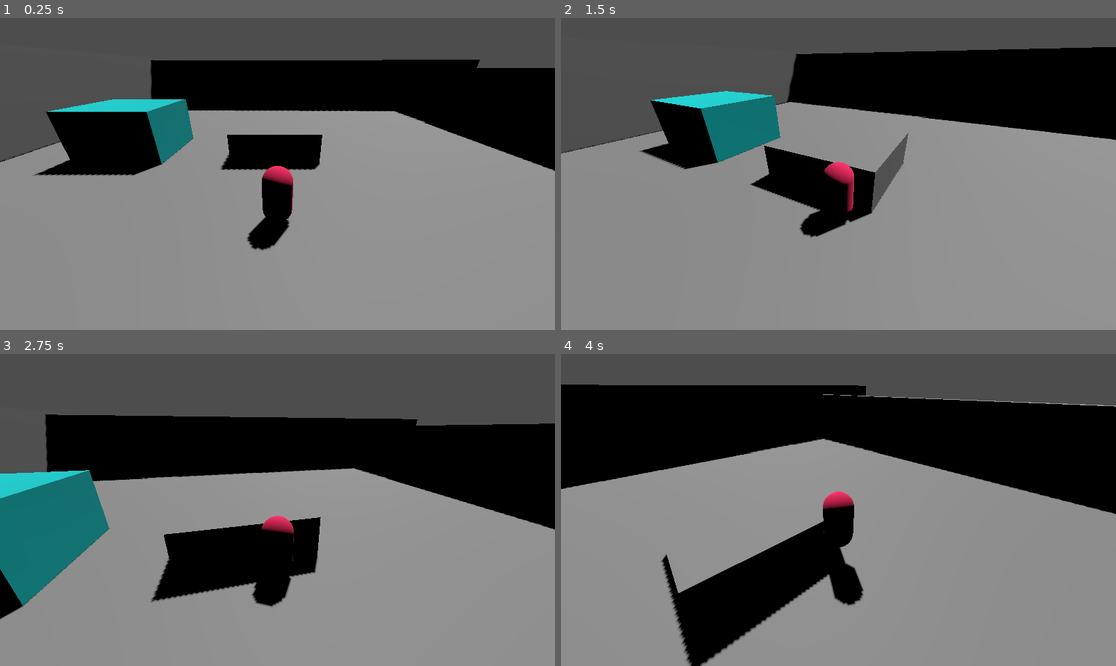
Above: before the commit, frames 1-4 (two rows, left to right).
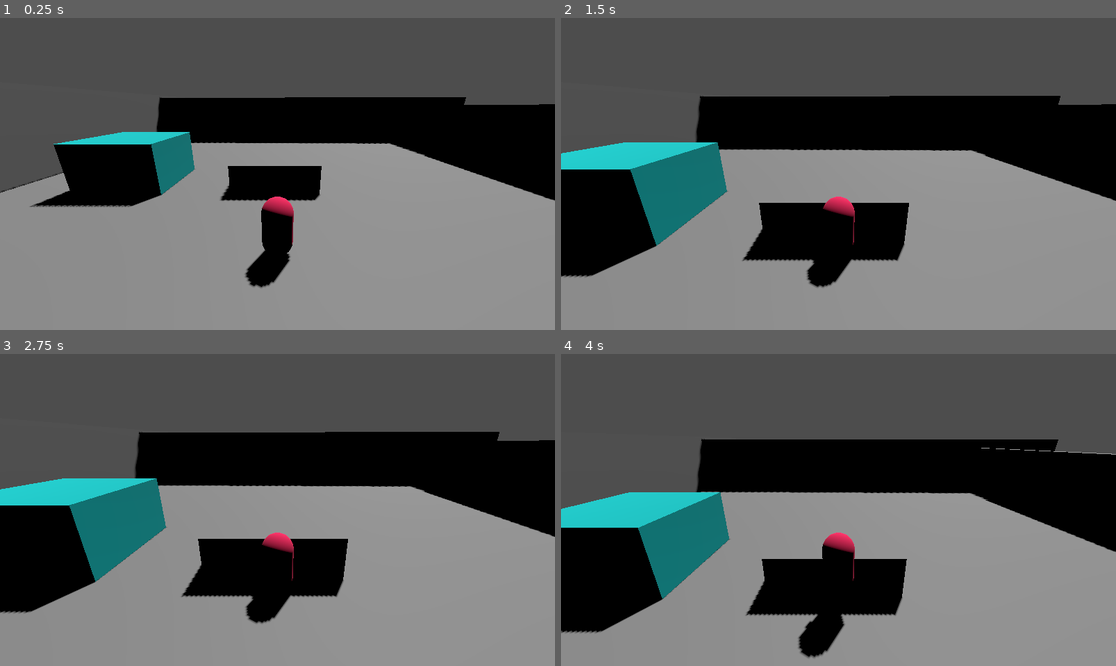
Above: after the commit, the same moments.

Repository: Lojikick/sexy_car_game
Game: Godot game, scene res://main_stage.tscn
Same seed, same stepped clock (60 frames per second), same inputs: the game is played once before the commit and once after it.
Inputs (mouse positions are in pixels of both pictures, inside the frame that each line leads up to):
- Up to frame 1 (0.25 s): no input
- Up to frame 2 (1.5 s): tap Enter (ui_accept) at 0.5 s; move the mouse to (866, 174) at 0.52 s; hold Shift (sprint, bound only before the commit) 0.53-1.28 s; hold W (up) from 0.53 s (still down); tap Space (jump, bound only before the commit) at 0.77, 0.8, 1.07, 1.35 s; move the mouse to (810, 174) at 1.27 s
- Up to frame 3 (2.75 s): keep holding W (up); tap Space (jump, bound only before the commit) at 1.52, 1.82, 2.3 s; tap Shift (sprint, bound only before the commit) at 1.55 s; move the mouse to (288, 503) at 2.02 s; hold Shift (sprint, bound only before the commit) from 2.03 s (still down)
- Up to frame 4 (4 s): keep holding W (up); tap Enter (ui_accept) at 2.75 s; move the mouse to (832, 516) at 2.77 s; release Shift (sprint, bound only before the commit) at 2.78 s; tap Shift (sprint, bound only before the commit) at 2.85 s; tap Space (jump, bound only before the commit) at 3.02, 3.32, 3.6, 3.77 s; move the mouse to (877, 513) at 3.52 s

The runs differ from the first frame. In frame 1, 26% of the frame differs, in the area x 0-100%, y 13-87%; in frame 2, 38%; in frame 3, 22%; in frame 4, 48%, in the area x 0-100%, y 9-100%.

Commit message:
Made change to fix camera

Diff:
--- a/main_stage.tscn
+++ b/main_stage.tscn
@@ -149,4 +149,4 @@
 margin = 0.5
 
 [node name="Camera3D" type="Camera3D" parent="Player/CamRoot/SpringArm3D"]
-transform = Transform3D(1, 0, 0, 0, 0.888433, 0.459006, 0, -0.459006, 0.888433, 0, 1.45449, 2.57785)
+transform = Transform3D(1, 0, 0, 0, 0.947372, 0.320133, 0, -0.320133, 0.947372, 0, 2.41216, 2.57785)
--- a/project.godot
+++ b/project.godot
@@ -10,7 +10,7 @@
 
 [application]
 
-config/name="3dshoot"
+config/name="Sexy Car Game"
 run/main_scene="res://main_stage.tscn"
 config/features=PackedStringArray("4.2", "Forward Plus")
 config/icon="res://icon.svg"
@@ -19,7 +19,7 @@
 
 left={
 "deadzone": 0.5,
-"events": [null, Object(InputEventKey,"resource_local_to_ …(246 unchanged characters)…
+"events": [Object(InputEventKey,"resource_local_to_ …(246 unchanged characters)…
 ]
 }
 right={
@@ -37,16 +37,6 @@
 "events": [Object(InputEventKey,"resource_local_to_scene":false,"resource_name":"","device":-1,"window_id":0,"alt_pressed":false,"shift_pressed":false,"ctrl_pressed":false,"meta_pressed":false,"pressed":false,"keycode":0,"physical_keycode":83,"key_label":0,"unicode":115,"echo":false,"script":null)
 ]
 }
-jump={
-"deadzone": 0.5,
-"events": [Object(InputEventKey,"resource_local_to_scene":false,"resource_name":"","device":-1,"window_id":0,"alt_pressed":false,"shift_pressed":false,"ctrl_pressed":false,"meta_pressed":false,"pressed":false,"keycode":0,"physical_keycode":32,"key_label":0,"unicode":32,"echo":false,"script":null)
-]
-}
-sprint={
-"deadzone": 0.5,
-"events": [Object(InputEventKey,"resource_local_to_scene":false,"resource_name":"","device":-1,"window_id":0,"alt_pressed":false,"shift_pressed":false,"ctrl_pressed":false,"meta_pressed":false,"pressed":false,"keycode":0,"physical_keycode":4194325,"key_label":0,"unicode":0,"echo":false,"script":null)
-]
-}
 escape={
 "deadzone": 0.5,
 "events": [Object(InputEventKey,"resource_local_to_scene":false,"resource_name":"","device":-1,"window_id":0,"alt_press …(182 unchanged characters)…
--- a/third_person.gd
+++ b/third_person.gd
@@ -18,9 +18,9 @@
 
 	if event is InputEventMouseMotion:
 		# LEFT AND RIGHT #Y AXIS: Rotate entire character:
-		rotate_y(deg_to_rad(-event.relative.x * sens))
-		# UP AND DOWN #X AXIS: Rotate camera:
-		pivot.rotate_x(deg_to_rad(-event.relative.y * sens))
+		#rotate_y(deg_to_rad(-event.relative.x * sens))
+		## UP AND DOWN #X AXIS: Rotate camera:
+		#pivot.rotate_x(deg_to_rad(-event.relative.y * sens))
 		#Check to make sure camera does not go over player
 		pivot.rotation.x = clamp(pivot.rotation.x, deg_to_rad(-90), deg_to_rad(45))
 func _physics_process(delta):
